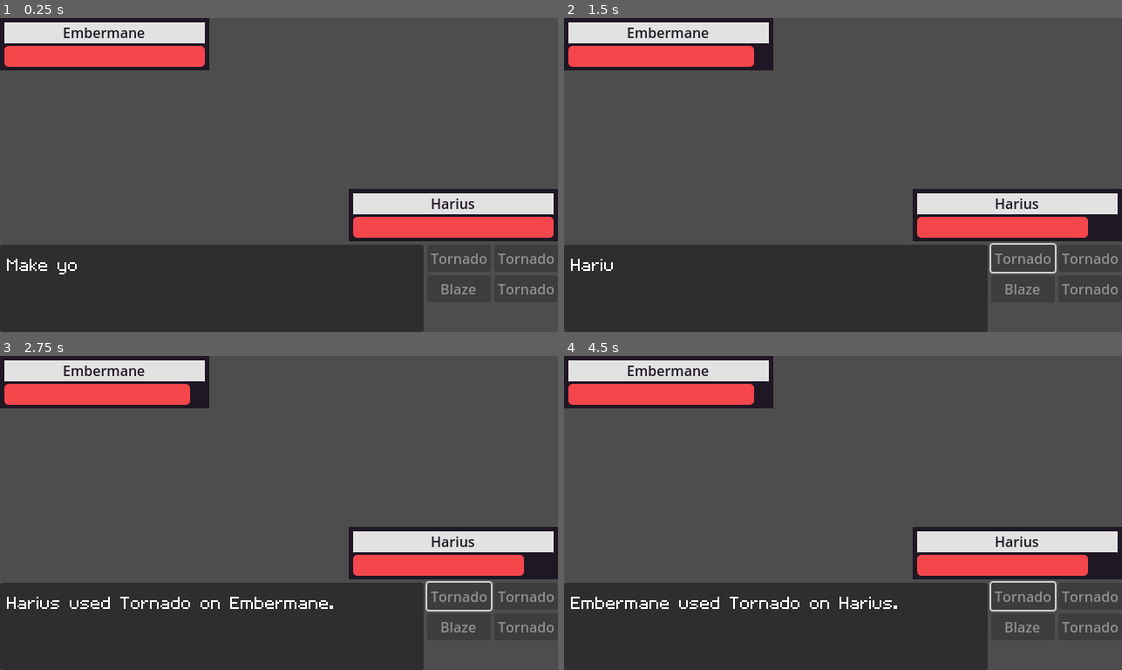
Above: before the commit, frames 1-4 (two rows, left to right).
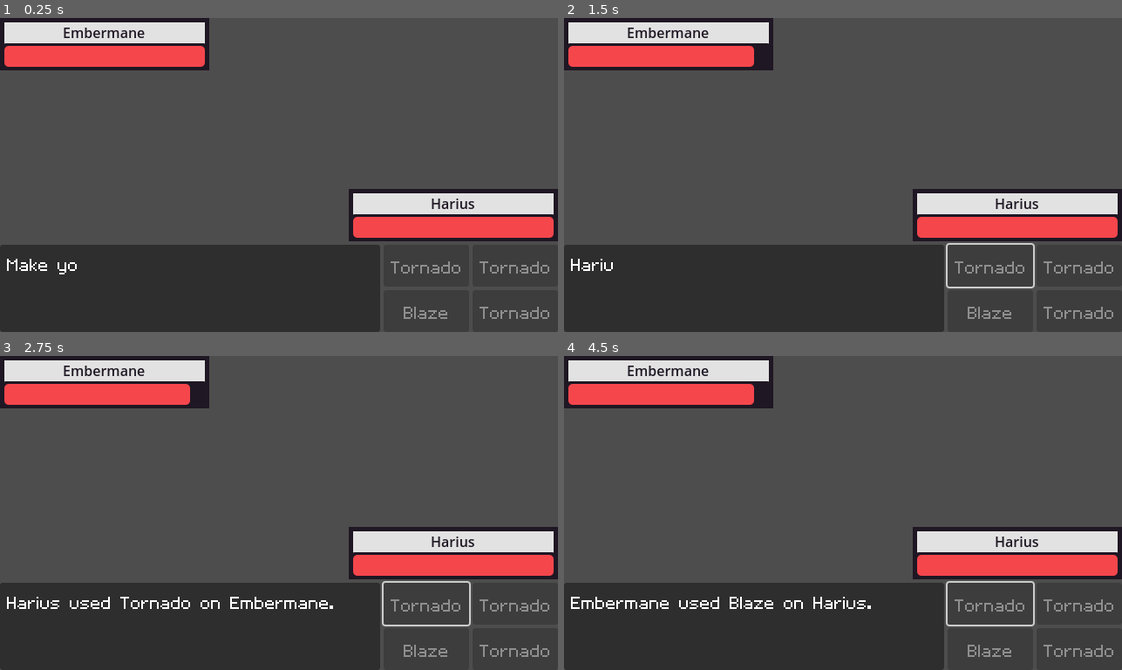
Above: after the commit, the same moments.

Repository: jadicodes/zodiac-battler
Game: Godot game, scene res://battle_arena/battle_arena.tscn
The game is run twice, just before and just after one commit, with the same random seed, the same clock (stepped at 60 frames per second) and the same inputs.
Inputs:
- Up to frame 1 (0.25 s): no input
- Up to frame 2 (1.5 s): tap Space (advance_text) at 0.6 s; click "Tornado" at 1.25 s
- Up to frame 3 (2.75 s): tap Space (advance_text) at 2.1 s
- Up to frame 4 (4.5 s): tap Enter at 2.75 s; tap Space (advance_text) at 2.85, 3.6, 4.25, 4.35 s

The runs differ from the first frame. In frame 1, 1.3% of the frame differs, in the area x 67-100%, y 72-100%; in frame 2, 1.9%; in frame 3, 1.9%; in frame 4, 2.3%, in the area x 29-100%, y 63-100%.

Commit message:
Separate move buttons from battle arena

Diff:
--- a/project/battle_arena/battle_arena.gd
+++ b/project/battle_arena/battle_arena.gd
@@ -6,22 +6,22 @@
 var _game_active := true
 
 @onready var _message_queue: MessageQueue = %MessageQueue
-@onready var _move_buttons: Array[Button] = [%Move1, %Move2, %Move3, %Move4]
+@onready var _move_buttons: MoveButtons = %MoveButtons
 
 
 func _ready() -> void:
 	_monster_opponent.initialize()
 	_monster_self.initialize()
+	_monster_self.set_belongs_to_player()
 	_monster_opponent.fainted.connect(_win)
 	_monster_self.fainted.connect(_lose)
 	_monster_self.damage_taken.connect(_self_decrease_health)
 	_monster_opponent.damage_taken.connect(_opponent_decrease_health)
-
 	%OpponentPlayerInfo.set_player(_monster_opponent)
 	%SelfPlayerInfo.set_player(_monster_self)
-
-	_message_queue.queue_started.connect(_disable_move_buttons)
-	_message_queue.queue_depleted.connect(_enable_move_buttons)
+	_message_queue.queue_started.connect(_move_buttons.disable)
+	_message_queue.queue_depleted.connect(_move_buttons.enable)
+	_move_buttons.move_selected.connect(_on_move_selected)
 
 	for monster in [_monster_opponent, _monster_self]:
 		monster.move_used.connect(_add_move_used_message.bind(monster))
@@ -29,9 +29,7 @@
 		monster.damage_taken.connect(_add_damage_taken_message.bind(monster))
 		monster.fainted.connect(_add_fainted_message.bind(monster))
 
-	var moves := _monster_self.get_moves()
-	for i in len(_move_buttons):
-		_move_buttons[i].text = moves[i].get_move_name()
+	_move_buttons.set_moves(_monster_self.get_moves())
 
 	_message_queue.add_message(Message.new(tr("AWAIT_CHOICE")))
 
@@ -43,9 +41,6 @@
 
 func _process_turn(monsters: Array[Monster], self_move_index: int) -> void:
 	var turn_order := Monster.order_by_speed(monsters)
-
-	for button in _move_buttons:
-		button.disabled = true
 
 	for i in len(turn_order):
 		if not _game_active:
@@ -69,18 +64,8 @@
 	print("YOU LOSE :'(")
 
 
-func _on_move_button_pressed(move_index: int) -> void:
+func _on_move_selected(move_index: int) -> void:
 	_process_turn([_monster_opponent, _monster_self], move_index)
-
-
-func _enable_move_buttons() -> void:
-	for button in _move_buttons:
-		button.disabled = false
-
-
-func _disable_move_buttons() -> void:
-	for button in _move_buttons:
-		button.disabled = true
 
 
 func _self_decrease_health(damage_amount: int) -> void:
--- a/project/battle_arena/battle_arena.tscn
+++ b/project/battle_arena/battle_arena.tscn
@@ -6,6 +6,7 @@
 [ext_resource type="Resource" uid="uid://bmt1iiqphqefe" path="res://monsters/breed/harius.tres" id="4_etk7j"]
 [ext_resource type="PackedScene" uid="uid://bny50y62exih" path="res://battle_arena/textbox/textbox.tscn" id="5_ewqu3"]
 [ext_resource type="PackedScene" uid="uid://pw78k5es24iv" path="res://battle_arena/player_info/PlayerInfo.tscn" id="7_uvb1j"]
+[ext_resource type="PackedScene" uid="uid://bhg6lanvbq8qd" path="res://battle_arena/move_buttons/move_buttons.tscn" id="8_4layi"]
 [ext_resource type="Script" uid="uid://dvtydvip1p0w1" path="res://battle_arena/message_queue/message_queue.gd" id="8_akadq"]
 
 [sub_resource type="Resource" id="Resource_lj2wh"]
@@ -75,33 +76,9 @@
 layout_mode = 2
 size_flags_horizontal = 3
 
-[node name="GridContainer" type="GridContainer" parent="VBoxContainer/HBoxContainer"]
-layout_mode = 2
-columns = 2
-
-[node name="Move1" type="Button" parent="VBoxContainer/HBoxContainer/GridContainer"]
+[node name="MoveButtons" parent="VBoxContainer/HBoxContainer" instance=ExtResource("8_4layi")]
 unique_name_in_owner = true
 layout_mode = 2
-size_flags_vertical = 0
-text = "Attack1"
-
-[node name="Move2" type="Button" parent="VBoxContainer/HBoxContainer/GridContainer"]
-unique_name_in_owner = true
-layout_mode = 2
-size_flags_vertical = 0
-text = "Attack2"
-
-[node name="Move3" type="Button" parent="VBoxContainer/HBoxContainer/GridContainer"]
-unique_name_in_owner = true
-layout_mode = 2
-size_flags_vertical = 0
-text = "Attack3"
-
-[node name="Move4" type="Button" parent="VBoxContainer/HBoxContainer/GridContainer"]
-unique_name_in_owner = true
-layout_mode = 2
-size_flags_vertical = 0
-text = "Attack4"
 
 [node name="MessageQueue" type="Node" parent="."]
 unique_name_in_owner = true
@@ -109,9 +86,5 @@
 metadata/_custom_type_script = "uid://dvtydvip1p0w1"
 
 [connection signal="message_ended" from="VBoxContainer/HBoxContainer/Textbox" to="MessageQueue" method="_on_message_ended"]
-[connection signal="pressed" from="VBoxContainer/HBoxContainer/GridContainer/Move1" to="." method="_on_move_button_pressed" binds= [0]]
-[connection signal="pressed" from="VBoxContainer/HBoxContainer/GridContainer/Move2" to="." method="_on_move_button_pressed" binds= [1]]
-[connection signal="pressed" from="VBoxContainer/HBoxContainer/GridContainer/Move3" to="." method="_on_move_button_pressed" binds= [2]]
-[connection signal="pressed" from="VBoxContainer/HBoxContainer/GridContainer/Move4" to="." method="_on_move_button_pressed" binds= [3]]
 [connection signal="message_skipped" from="MessageQueue" to="VBoxContainer/HBoxContainer/Textbox" method="skip_text"]
 [connection signal="message_started" from="MessageQueue" to="VBoxContainer/HBoxContainer/Textbox" method="show_text"]
--- /dev/null
+++ b/project/battle_arena/move_buttons/move_buttons.gd
@@ -0,0 +1,26 @@
+class_name MoveButtons
+extends Control
+
+signal move_selected(move_index: int)
+
+@onready var _buttons: Array[Button] = [%Move1, %Move2, %Move3, %Move4]
+
+
+func _ready() -> void:
+	for i in len(_buttons):
+		_buttons[i].pressed.connect(move_selected.emit.bind(i))
+
+
+func set_moves(moves: Array[Move]) -> void:
+	for i in len(_buttons):
+		_buttons[i].text = moves[i].get_move_name()
+
+
+func enable() -> void:
+	for button in _buttons:
+		button.disabled = false
+
+
+func disable() -> void:
+	for button in _buttons:
+		button.disabled = true
--- /dev/null
+++ b/project/battle_arena/move_buttons/move_buttons.tscn
@@ -0,0 +1,55 @@
+[gd_scene load_steps=3 format=3 uid="uid://bhg6lanvbq8qd"]
+
+[ext_resource type="FontFile" uid="uid://gptd25r7q4jy" path="res://battle_arena/textbox/nb_pixel_font_bundle/Habbo.ttf" id="1_djpvq"]
+[ext_resource type="Script" uid="uid://c74m30yb88ftw" path="res://battle_arena/move_buttons/move_buttons.gd" id="1_fmeqp"]
+
+[node name="MoveButtons" type="Control"]
+custom_minimum_size = Vector2(200, 100)
+layout_mode = 3
+anchors_preset = 0
+script = ExtResource("1_fmeqp")
+
+[node name="GridContainer" type="GridContainer" parent="."]
+layout_mode = 1
+anchors_preset = 15
+anchor_right = 1.0
+anchor_bottom = 1.0
+grow_horizontal = 2
+grow_vertical = 2
+columns = 2
+
+[node name="Move1" type="Button" parent="GridContainer"]
+unique_name_in_owner = true
+layout_mode = 2
+size_flags_horizontal = 3
+size_flags_vertical = 3
+theme_override_fonts/font = ExtResource("1_djpvq")
+theme_override_font_sizes/font_size = 32
+text = "Attack1"
+
+[node name="Move2" type="Button" parent="GridContainer"]
+unique_name_in_owner = true
+layout_mode = 2
+size_flags_horizontal = 3
+size_flags_vertical = 3
+theme_override_fonts/font = ExtResource("1_djpvq")
+theme_override_font_sizes/font_size = 32
+text = "Attack2"
+
+[node name="Move3" type="Button" parent="GridContainer"]
+unique_name_in_owner = true
+layout_mode = 2
+size_flags_horizontal = 3
+size_flags_vertical = 3
+theme_override_fonts/font = ExtResource("1_djpvq")
+theme_override_font_sizes/font_size = 32
+text = "Attack3"
+
+[node name="Move4" type="Button" parent="GridContainer"]
+unique_name_in_owner = true
+layout_mode = 2
+size_flags_horizontal = 3
+size_flags_vertical = 3
+theme_override_fonts/font = ExtResource("1_djpvq")
+theme_override_font_sizes/font_size = 32
+text = "Attack4"
Not shown: 1 places in project/battle_arena/battle_arena.tscn that only renumber resources
Not shown, added: project/battle_arena/move_buttons/move_buttons.gd.uid
